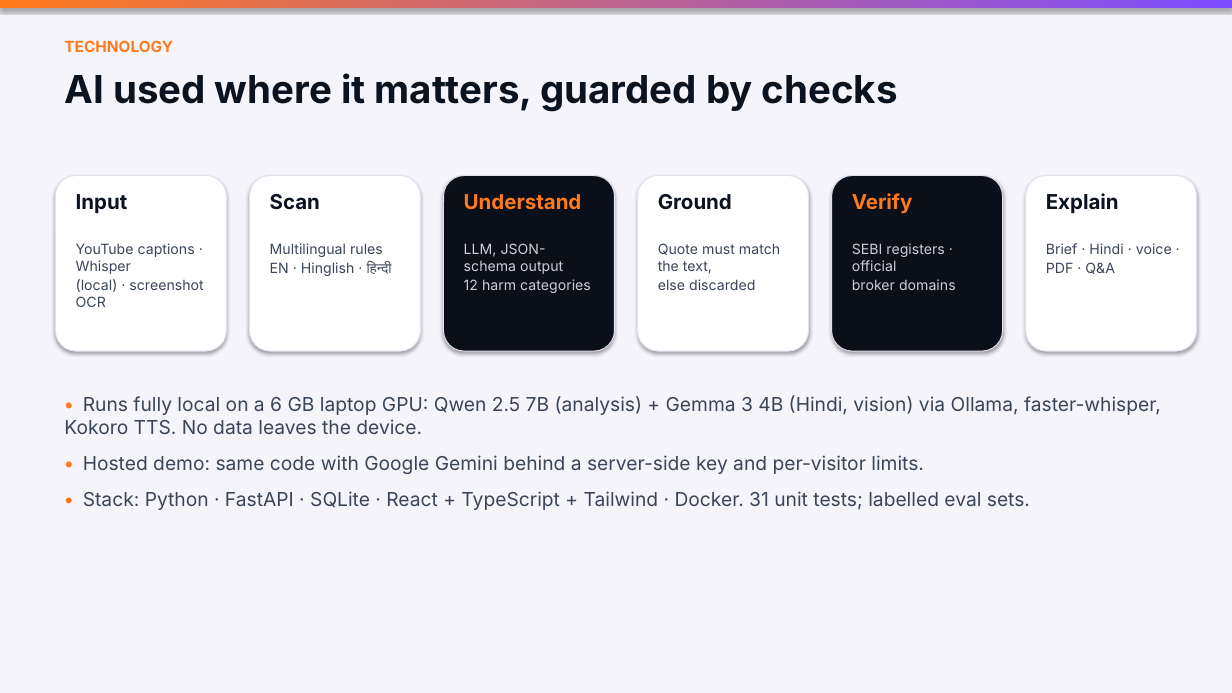
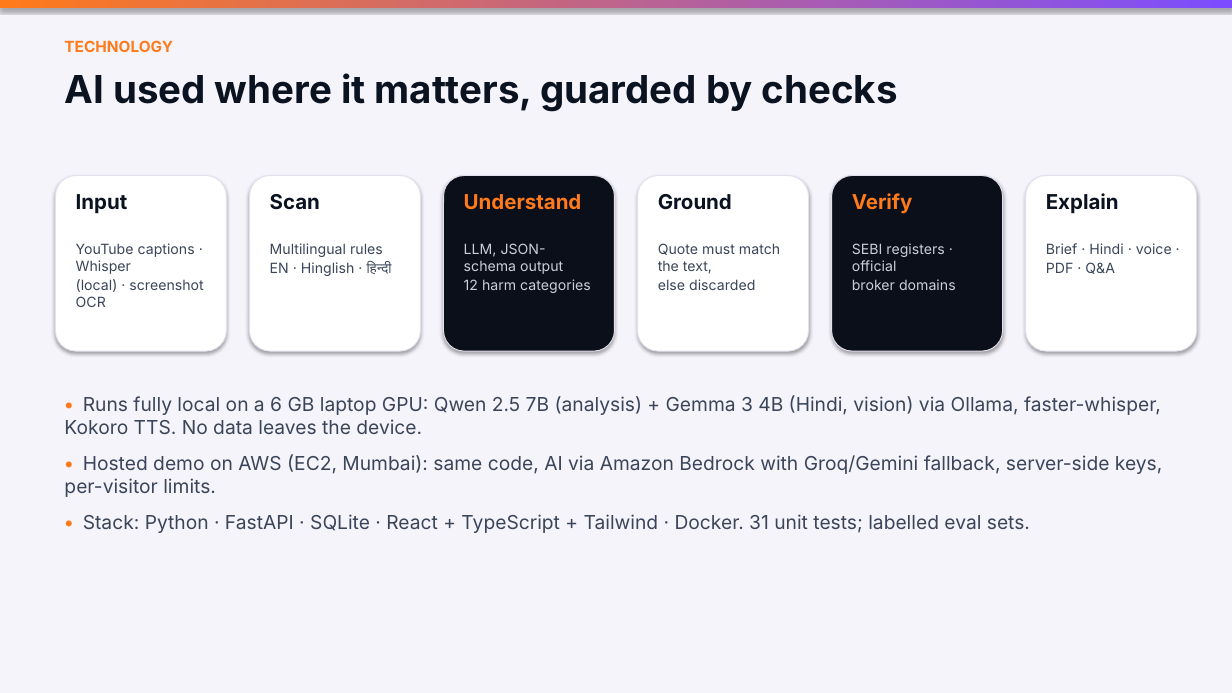
Before and after one commit to RudraPandit0504/nirikshak, a slide deck: slide 11 of presentation/Nirikshak.pptx. Drawn at 1232x693 pixels with LibreOffice and Linux fonts; fonts in the diff are those of the drawing. Boxes give left, top, right and bottom in pixels: in the first picture for what was removed or moved away, otherwise in the second. Text is boxed around its words. In the diff, an @@ line names an element or a change of style, - is before the commit and + after.

```diff
--- a/presentation/Nirikshak.pptx
+++ b/presentation/Nirikshak.pptx
@@ text at (64, 454, 1162, 497): text changed @@
-• Hosted demo: same code with Google Gemini behind a server-side key and per-visitor limits.
+• Hosted demo on AWS (EC2, Mumbai): same code, AI via Amazon Bedrock with Groq/Gemini fallback, server-side keys, per-visitor limits.
```
Also in this commit, not shown: 2 other slides changed, 2 other files.
